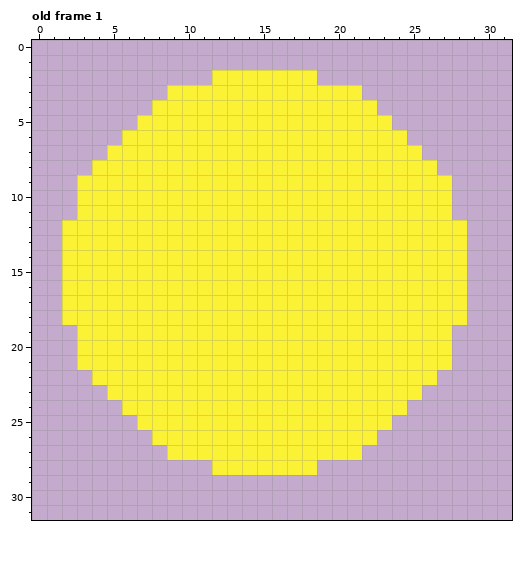
A pixel-art file gets an edit: content/image.aseprite. That is the earlier state.
32x32 pixels, 1 frame. Shown: old frame 1. The commit also changed other frames, which this record leaves out.
After the commit:
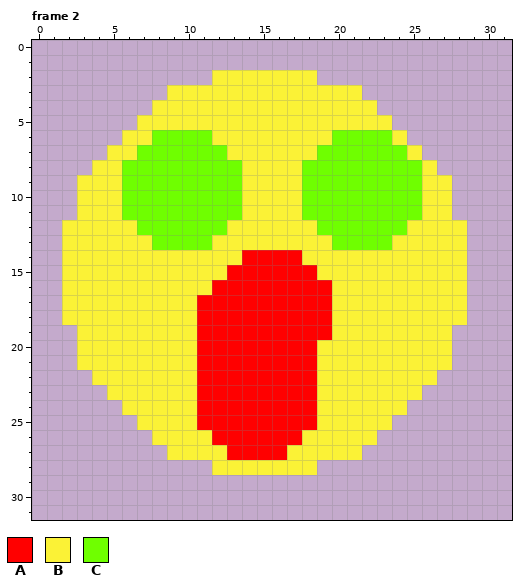
Palette (. is transparent): A #ff0000  B #fbf236  C #6fff00
A new or re-ordered frame is compared with the old frame closest to it.
From old to new:
{"change": "frames 1 -> 2"}
{"where": "frame 2 is new; against old frame 1"}
{"frame":2,"y":6,"x":8,"old":"BBBB","new":"CCCC"}
{"frame":2,"y":6,"x":20,"old":"BBBB","new":"CCCC"}
{"frame":2,"y":7,"x":7,"old":"BBBBBB","new":"CCCCCC"}
{"frame":2,"y":7,"x":19,"old":"BBBBBB","new":"CCCCCC"}
{"frame":2,"y":8,"x":6,"old":"BBBBBBBB","new":"CCCCCCCC"}
{"frame":2,"y":8,"x":18,"old":"BBBBBBBB","new":"CCCCCCCC"}
{"frame":2,"y":9,"x":6,"old":"BBBBBBBB","new":"CCCCCCCC"}
{"frame":2,"y":9,"x":18,"old":"BBBBBBBB","new":"CCCCCCCC"}
{"frame":2,"y":10,"x":6,"old":"BBBBBBBB","new":"CCCCCCCC"}
{"frame":2,"y":10,"x":18,"old":"BBBBBBBB","new":"CCCCCCCC"}
{"frame":2,"y":11,"x":6,"old":"BBBBBBBB","new":"CCCCCCCC"}
{"frame":2,"y":11,"x":18,"old":"BBBBBBBB","new":"CCCCCCCC"}
{"frame":2,"y":12,"x":7,"old":"BBBBBB","new":"CCCCCC"}
{"frame":2,"y":12,"x":19,"old":"BBBBBB","new":"CCCCCC"}
{"frame":2,"y":13,"x":8,"old":"BBBB","new":"CCCC"}
{"frame":2,"y":13,"x":20,"old":"BBBB","new":"CCCC"}
{"frame":2,"y":14,"x":14,"old":"BBBB","new":"AAAA"}
{"frame":2,"y":15,"x":13,"old":"BBBBBB","new":"AAAAAA"}
{"frame":2,"y":16,"x":12,"old":"BBBBBBBB","new":"AAAAAAAA"}
{"frame":2,"y":17,"x":11,"old":"BBBBBBBBB","new":"AAAAAAAAA"}
{"frame":2,"y":18,"x":11,"old":"BBBBBBBBB","new":"AAAAAAAAA"}
{"frame":2,"y":19,"x":11,"old":"BBBBBBBBB","new":"AAAAAAAAA"}
{"frame":2,"y":20,"x":11,"old":"BBBBBBBB","new":"AAAAAAAA"}
{"frame":2,"y":21,"x":11,"old":"BBBBBBBB","new":"AAAAAAAA"}
{"frame":2,"y":22,"x":11,"old":"BBBBBBBB","new":"AAAAAAAA"}
{"frame":2,"y":23,"x":11,"old":"BBBBBBBB","new":"AAAAAAAA"}
{"frame":2,"y":24,"x":11,"old":"BBBBBBBB","new":"AAAAAAAA"}
{"frame":2,"y":25,"x":11,"old":"BBBBBBBB","new":"AAAAAAAA"}
{"frame":2,"y":26,"x":12,"old":"BBBBBB","new":"AAAAAA"}
{"frame":2,"y":27,"x":13,"old":"BBBB","new":"AAAA"}
{"label":"changed","picture_box":[122,130,422,460]}
